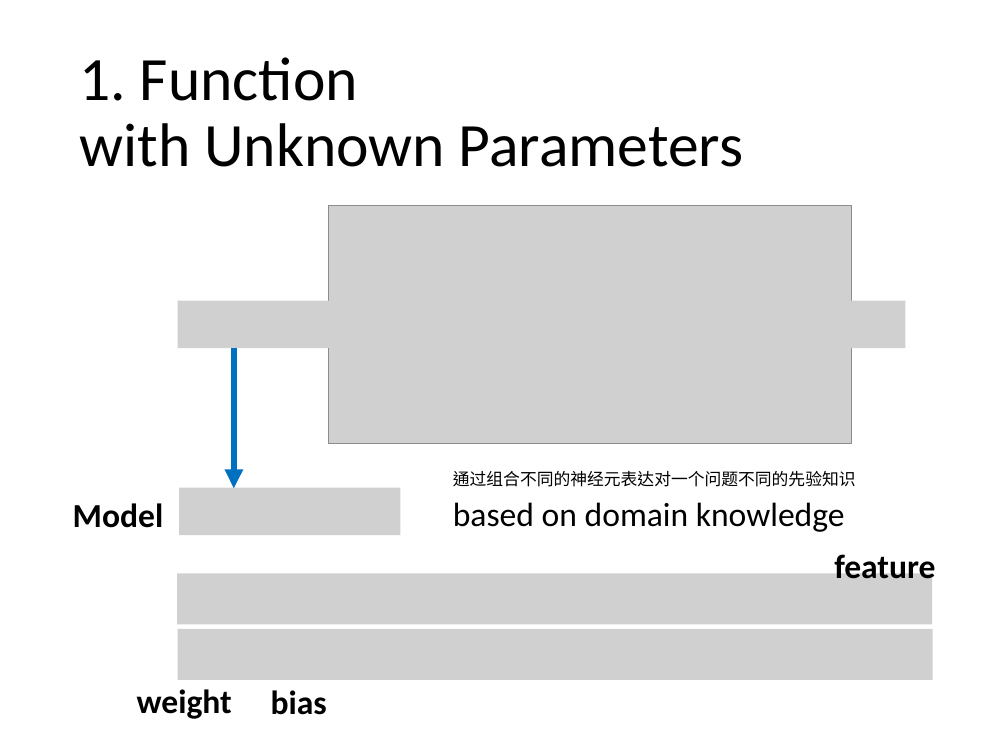
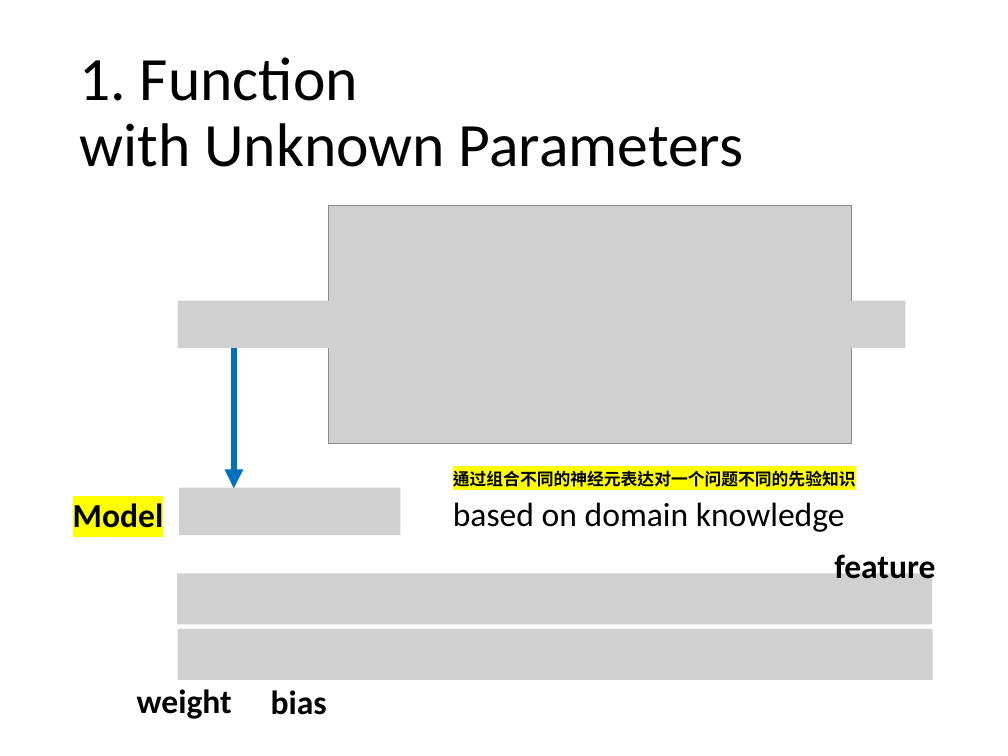
Before and after one commit to DURUII/ML2022, a slide deck: slide 9 of slides/1 Introduction of Deep Learning/regression (v16).pptx. Drawn at 1008x756 pixels with LibreOffice and Linux fonts; fonts in the diff are those of the drawing; grey boxes stand for pictures. Boxes give left, top, right and bottom in pixels: in the first picture for what was removed or moved away, otherwise in the second. Text is boxed around its words. In the diff, an @@ line names an element or a change of style, - is before the commit and + after.

```diff
--- a/slides/1 Introduction of Deep Learning/regression (v16).pptx
+++ b/slides/1 Introduction of Deep Learning/regression (v16).pptx
@@ text "通过组合不同的神经元表达对一个问题不同的先验知识" at [453, 470, 856, 487]: highlight none to #FFFF00, bold on @@
@@ text "Model" at [73, 500, 164, 536]: highlight none to #FFFF00 @@
```
